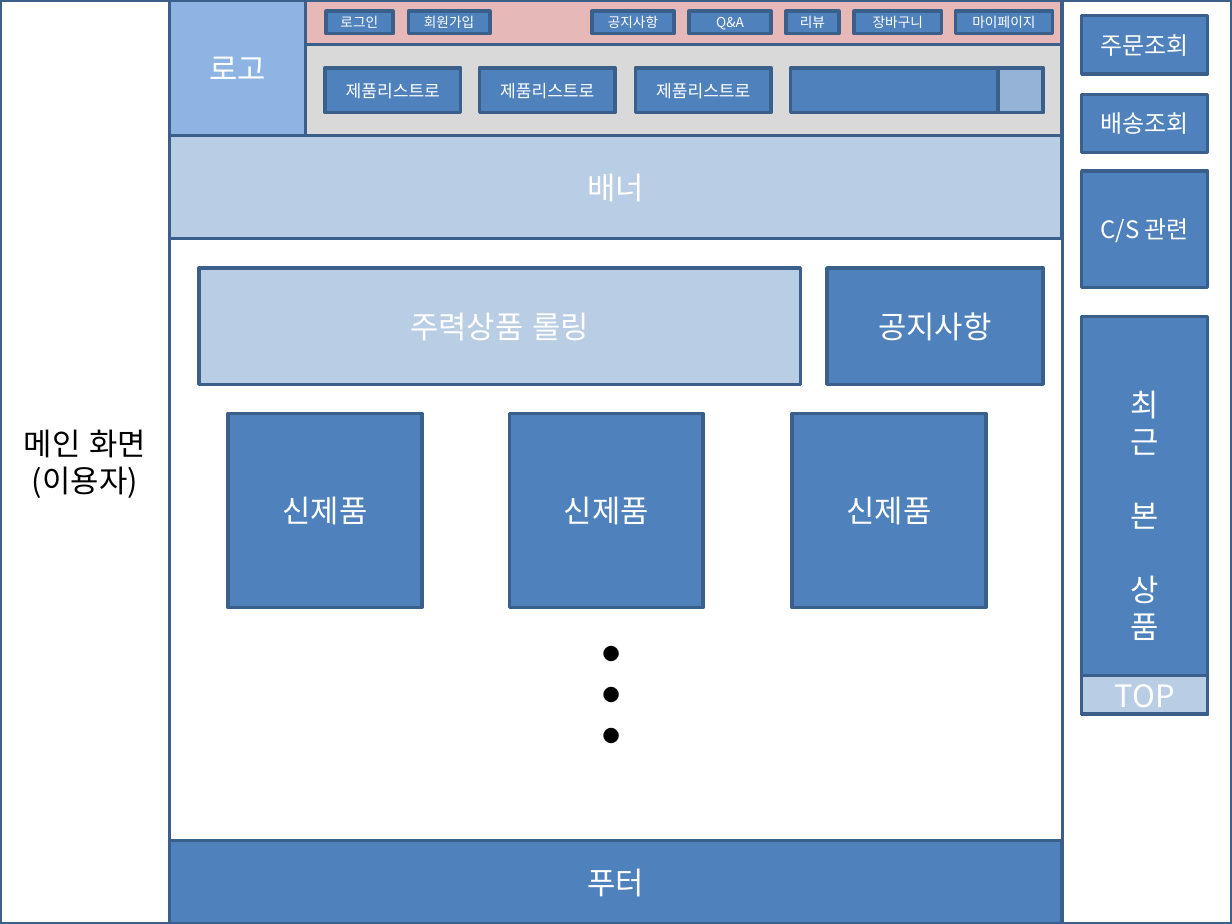
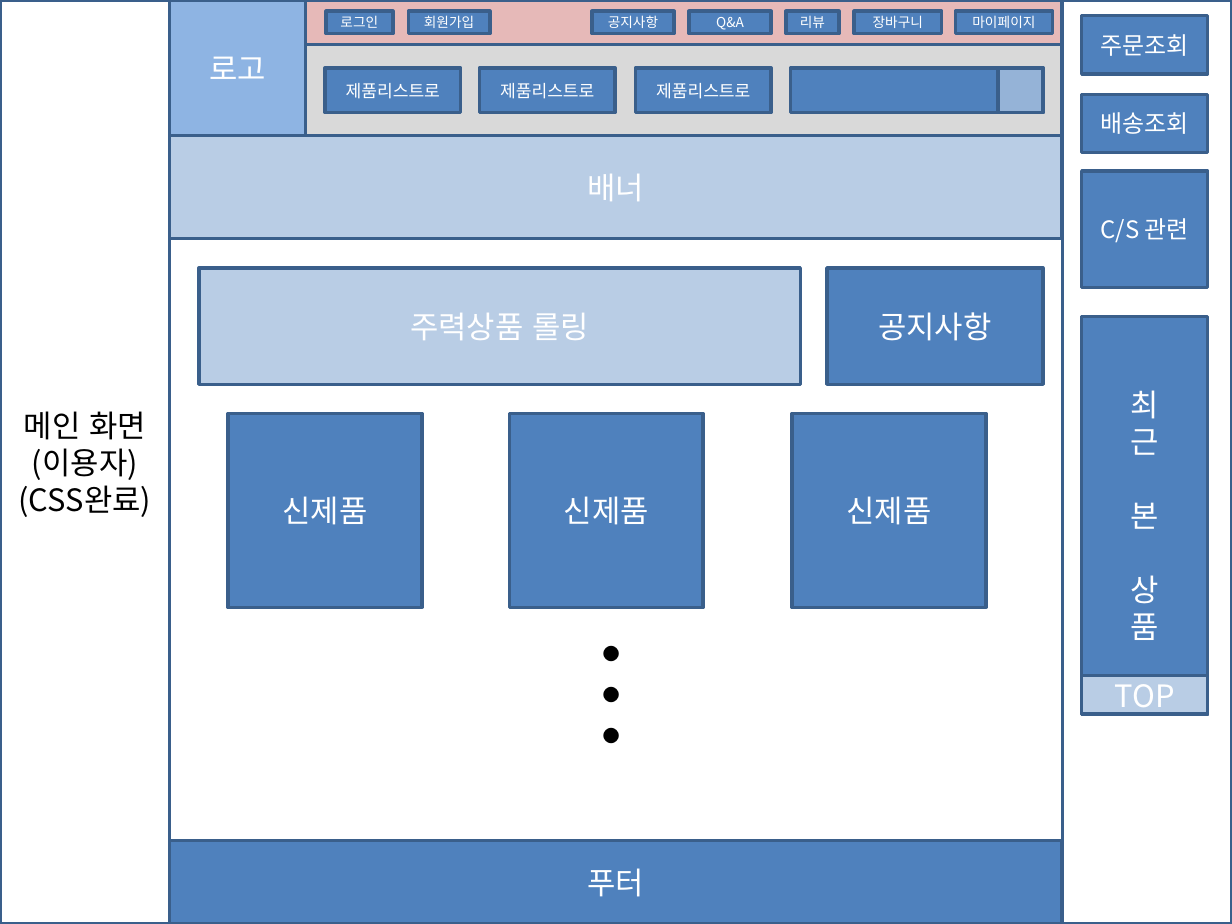
Before and after one commit to dksdlcks12/Portfolio, a slide deck: slide 2 of 스토리보드(검토중).pptx. Drawn at 1232x924 pixels with LibreOffice and Linux fonts; fonts in the diff are those of the drawing. Boxes give left, top, right and bottom in pixels: in the first picture for what was removed or moved away, otherwise in the second. Text is boxed around its words. In the diff, an @@ line names an element or a change of style, - is before the commit and + after.

Commit message:
포폴3일차(화면구현 이용자 메인화면 완료)

```diff
--- a/스토리보드(검토중).pptx
+++ b/스토리보드(검토중).pptx
@@ text in rectangle at (19,485,152,517): paragraph added @@
+(CSS완료)
```
Also in this commit, not shown: 10 other slides changed, 7 slides added.
